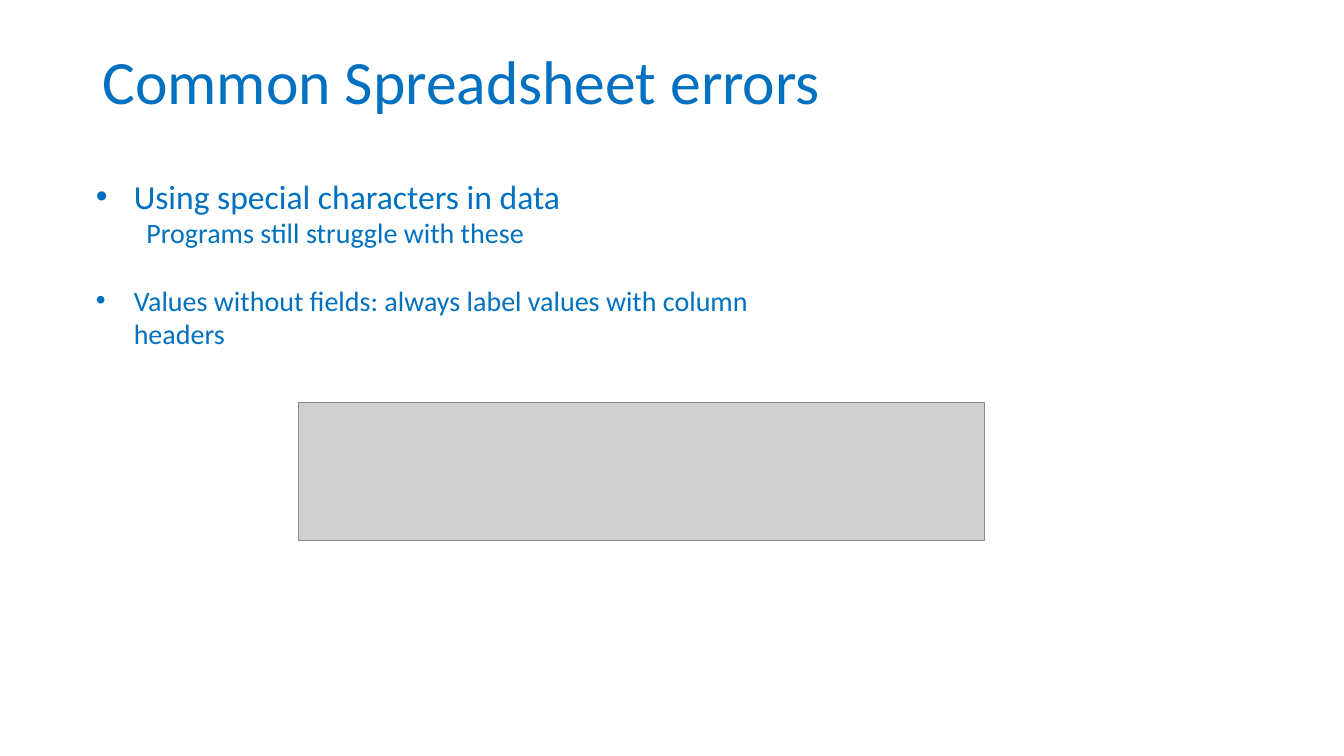
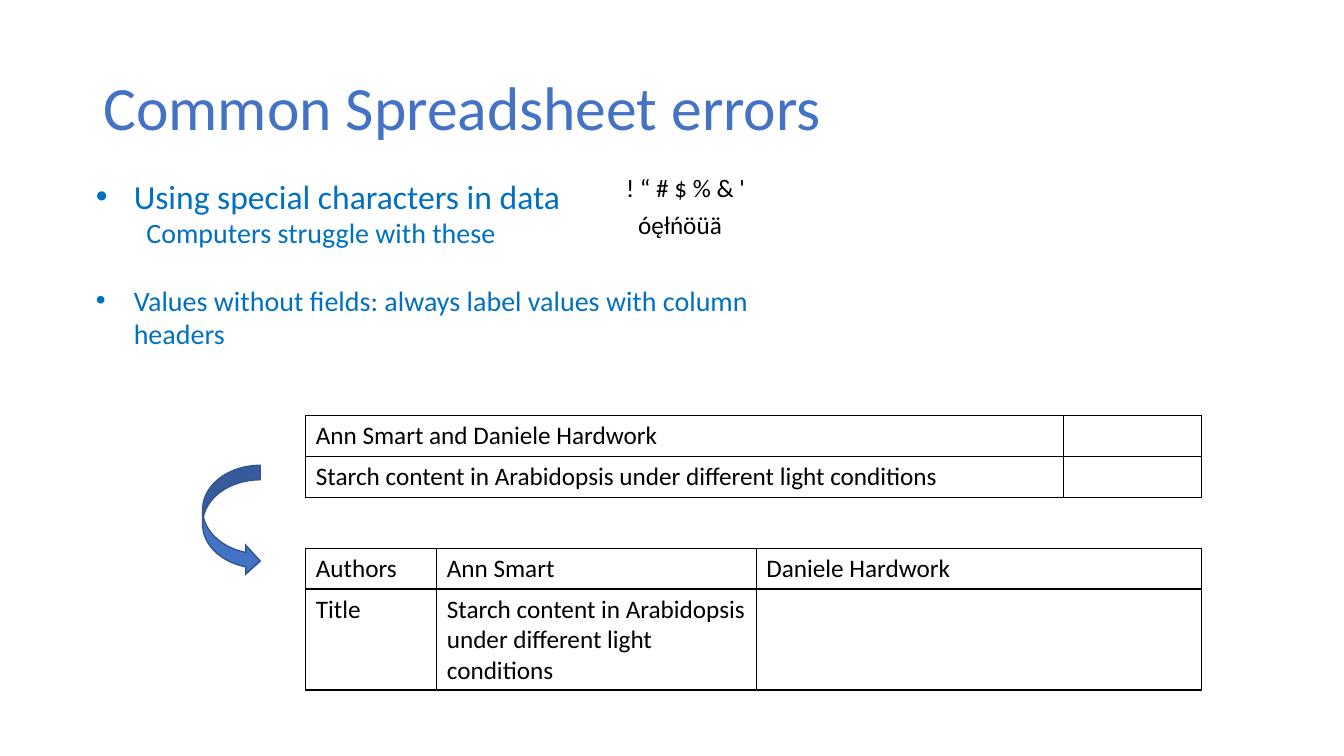
Before and after one commit to tzielins/private-fair-for-busy-biologists, a slide deck: slide 16 of instructors/03_Data-in-excel_v3.3.pptx. Drawn at 1344x756 pixels with LibreOffice and Linux fonts; fonts in the diff are those of the drawing; grey boxes stand for pictures; background and template pictures are left out. Boxes give left, top, right and bottom in pixels: in the first picture for what was removed or moved away, otherwise in the second. Text is boxed around its words. In the diff, an @@ line names an element or a change of style, - is before the commit and + after.

```diff
--- a/instructors/03_Data-in-excel_v3.3.pptx
+++ b/instructors/03_Data-in-excel_v3.3.pptx
@@ title "Common Spreadsheet errors" moved from (x1=102, y1=61, x2=819, y2=114) to (x1=103, y1=87, x2=820, y2=140) @@
@@ title "Common Spreadsheet errors" at (x1=103, y1=87, x2=820, y2=140): text colour #0070C0 to #4472C4 @@
@@ text added at (x1=616, y1=167, x2=757, y2=208), 18 pt, text #000000 @@
+! “ # $ % & '
@@ text at (x1=146, y1=223, x2=495, y2=248): text changed @@
-  Programs still struggle with these
+  Computers struggle with these
@@ text added at (x1=638, y1=216, x2=722, y2=238), 18 pt, text #000000 @@
+óęłńöüä
@@ picture removed at (x1=298, y1=402, x2=984, y2=539) @@
@@ table added at (x1=306, y1=416, x2=1202, y2=498), 2 rows, 2 columns @@
+Ann Smart and Daniele Hardwork | 
+Starch content in Arabidopsis under different light conditions | 
@@ curved right arrow added at (x1=203, y1=466, x2=260, y2=576), fill #4472C4, outline #325491 1 pt @@
@@ table added at (x1=306, y1=548, x2=1202, y2=691), 2 rows, 3 columns @@
+Authors | Ann Smart | Daniele Hardwork
+Title | Starch content in Arabidopsis under different light conditions | 
```
Also in this commit, not shown: 14 other slides changed, 2 slides added, 1 slide removed.
